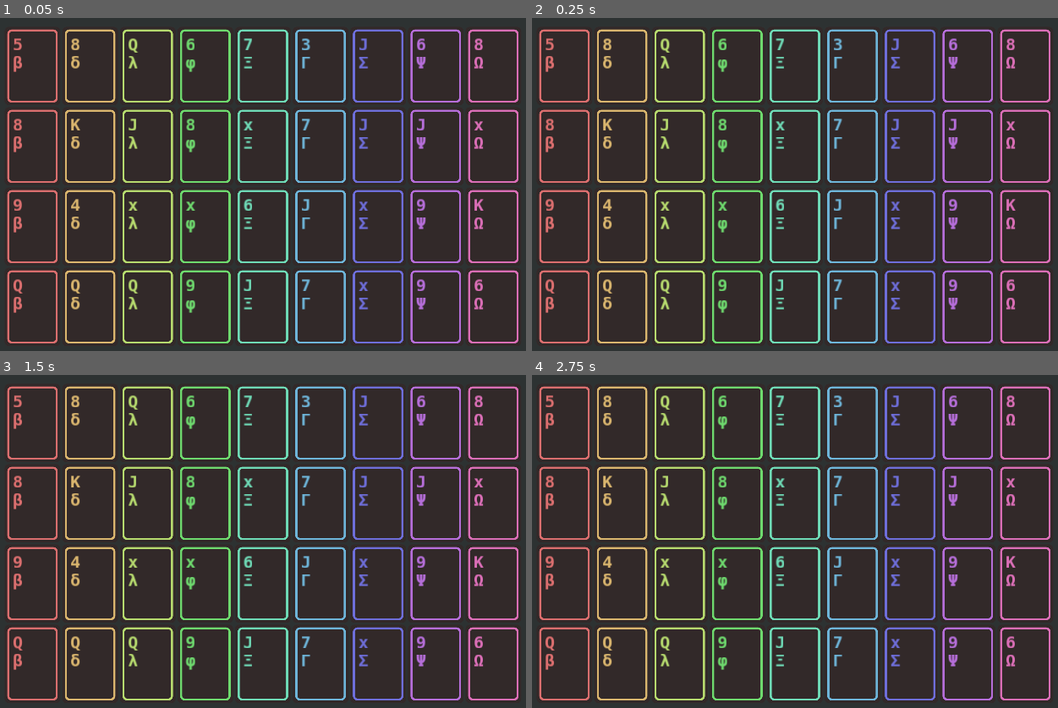
Above: before the commit, frames 1-4 (two rows, left to right).
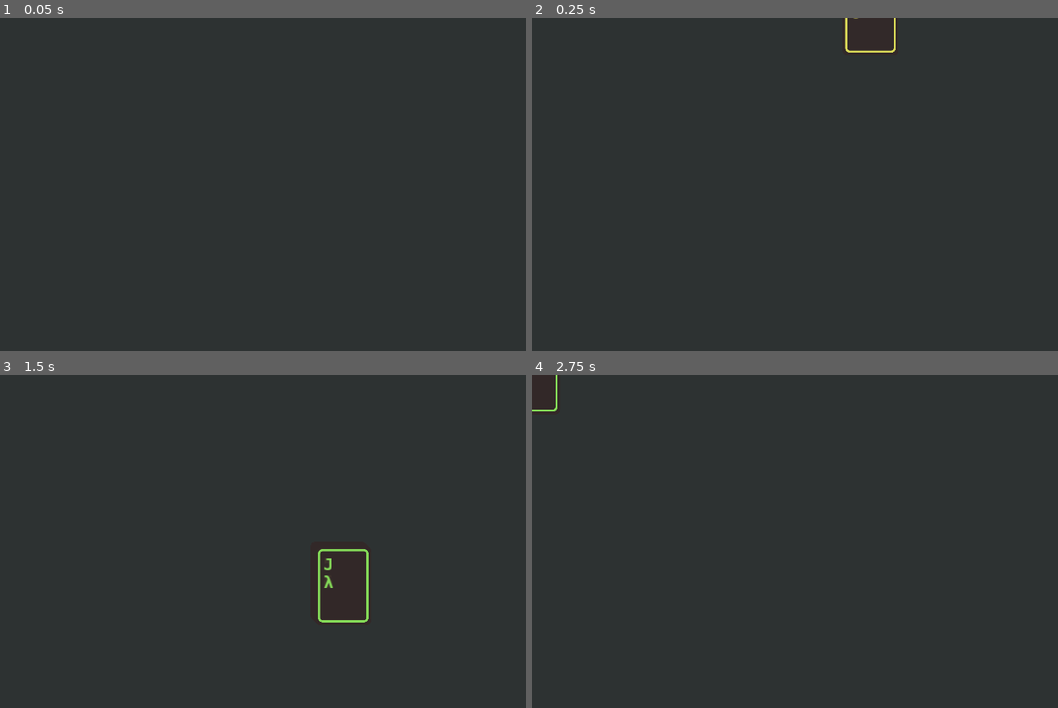
Above: after the commit, the same moments.

Repository: irisxerno/godot-cardinality-9
Game: Godot game, scene res://scene/Main.tscn
The game is run twice, just before and just after one commit, with the same random seed, the same clock (stepped at 60 frames per second) and the same inputs.
Inputs:
- Up to frame 1 (0.05 s): no input
- Up to frame 2 (0.25 s): no input
- Up to frame 3 (1.5 s): no input
- Up to frame 4 (2.75 s): tap Enter at 2 s

The runs differ from the first frame. In frame 1, 14% of the frame differs, in the area x 1-99%, y 3-98%; in frame 2, 14%; in frame 3, 14%; in frame 4, 14%.

Commit message:
StartGameController

Diff:
--- /dev/null
+++ b/Window.gd
@@ -0,0 +1,5 @@
+extends Node
+
+func _input(event):
+	if event.is_action_pressed("ui_fullscreen"):
+		OS.window_fullscreen = !OS.window_fullscreen
--- a/project.godot
+++ b/project.godot
@@ -13,6 +13,10 @@
 config/name="cardinality 9"
 run/main_scene="res://scene/Main.tscn"
 config/icon="res://icon.png"
+
+[autoload]
+
+Window="*res://Window.gd"
 
 [display]
 
@@ -56,11 +60,6 @@
 "events": [ Object(InputEventKey,"resource_local_to_scene":false,"resource_name":"","device":0,"alt":false,"shift":false,"control":false,"meta":false,"command":false,"pressed":false,"scancode":16777254,"physical_scancode":0,"unicode":0,"echo":false,"script":null)
  ]
 }
-ui_window={
-"deadzone": 0.5,
-"events": [ Object(InputEventKey,"resource_local_to_scene":false,"resource_name":"","device":0,"alt":false,"shift":false,"control":false,"meta":false,"command":false,"pressed":false,"scancode":16777247,"physical_scancode":0,"unicode":0,"echo":false,"script":null)
- ]
-}
 
 [physics]
 
--- a/scene/Card.tscn
+++ b/scene/Card.tscn
@@ -34,6 +34,23 @@
 use_mipmaps = true
 use_filter = true
 font_data = ExtResource( 1 )
+
+[sub_resource type="StyleBoxFlat" id=8]
+bg_color = Color( 0, 0, 0, 0.501961 )
+border_width_left = 4
+border_width_top = 4
+border_width_right = 4
+border_width_bottom = 4
+border_color = Color( 1, 1, 1, 1 )
+corner_radius_top_left = 8
+corner_radius_top_right = 8
+corner_radius_bottom_right = 8
+corner_radius_bottom_left = 8
+corner_detail = 20
+expand_margin_left = 1.0
+expand_margin_right = 1.0
+expand_margin_top = 1.0
+expand_margin_bottom = 1.0
 
 [sub_resource type="RectangleShape2D" id=7]
 extents = Vector2( 52, 74 )
@@ -83,6 +100,18 @@
 custom_fonts/font = SubResource( 3 )
 text = "Ν"
 
+[node name="Back" type="Panel" parent="."]
+visible = false
+modulate = Color( 0, 0, 0, 1 )
+margin_left = -52.0
+margin_top = -74.0
+margin_right = 53.0
+margin_bottom = 74.0
+mouse_filter = 2
+custom_styles/panel = SubResource( 8 )
+
 [node name="CollisionShape2D" type="CollisionShape2D" parent="."]
 visible = false
 shape = SubResource( 7 )
+
+[node name="Tween" type="Tween" parent="."]
--- a/scene/Main.tscn
+++ b/scene/Main.tscn
@@ -1,6 +1,7 @@
-[gd_scene load_steps=3 format=2]
+[gd_scene load_steps=4 format=2]
 
-[ext_resource path="res://script/RainbowGenerator.gd" type="Script" id=1]
+[ext_resource path="res://script/StartGameController.gd" type="Script" id=1]
+[ext_resource path="res://script/Table.gd" type="Script" id=2]
 
 [sub_resource type="Animation" id=2]
 resource_name = "fade_out"
@@ -26,16 +27,23 @@
 color = Color( 0.18, 0.2, 0.2, 1 )
 
 [node name="Table" type="Node2D" parent="."]
+script = ExtResource( 2 )
 __meta__ = {
 "_edit_lock_": true
 }
 
-[node name="RainbowGenerator" type="Node2D" parent="Table"]
-position = Vector2( 61, 91 )
+[node name="StartGameController" type="Position2D" parent="Table"]
+position = Vector2( 640, -90 )
 script = ExtResource( 1 )
-move = Vector2( 109, 0 )
-mover = Vector2( 0, 152 )
-countr = 4
+
+[node name="MoveTo" type="Position2D" parent="Table/StartGameController"]
+position = Vector2( 0, 480 )
+
+[node name="DealAnimTimer" type="Timer" parent="Table/StartGameController"]
+wait_time = 0.1
+
+[node name="DispAnimTimer" type="Timer" parent="Table/StartGameController"]
+one_shot = true
 
 [node name="Blackout" type="ColorRect" parent="."]
 visible = false
@@ -47,3 +55,8 @@
 [node name="AnimationPlayer" type="AnimationPlayer" parent="Blackout"]
 autoplay = "fade_out"
 anims/fade_out = SubResource( 2 )
+
+[connection signal="add_child" from="Table/StartGameController" to="Table" method="_on_add_child"]
+[connection signal="return_cards" from="Table/StartGameController" to="Table" method="_on_return_cards"]
+[connection signal="timeout" from="Table/StartGameController/DealAnimTimer" to="Table/StartGameController" method="_on_DealAnimTimer_timeout"]
+[connection signal="timeout" from="Table/StartGameController/DispAnimTimer" to="Table/StartGameController" method="_on_DispAnimTimer_timeout"]
--- a/script/Card.gd
+++ b/script/Card.gd
@@ -2,6 +2,7 @@
 
 export var value = 0
 export var suit = 0
+export var face_up = false
 
 const value_visual_10 = ["x","J","Q","K"]
 const suit_visual = ["Ν","β","δ","λ","φ","Ξ","Γ","Σ","Ψ","Ω","Μ"]
@@ -16,5 +17,23 @@
 		$Face/Value.text = str(value)
 	$Face/Suit.text = suit_visual[self.suit]
 
-	var h = 1.0/9.0*(suit-1)
-	$Face.modulate = Color.from_hsv(h, 0.5, 0.9)
+	var h = 1.0/9.0*(suit-1) + 0.5/9.0
+	$Face.modulate = Color.from_hsv(h, 0.6, 0.9)
+
+	if face_up:
+		$Back.visible = false
+		$Face.visible = true
+	else:
+		$Back.visible = true
+		$Face.visible = false
+
+func move_to(position):
+	if self.position == position:
+		return
+	var tween = get_node("Tween")
+	tween.interpolate_property(self, "position", self.position, position, 0.5, Tween.TRANS_QUAD, Tween.EASE_IN_OUT)
+	tween.start()
+
+func flip():
+	face_up = !face_up
+	update_face()
--- a/script/RainbowGenerator.gd
+++ /dev/null
@@ -1,25 +0,0 @@
-extends Node2D
-
-export var move = Vector2(105, 0)
-export var mover = Vector2(0,148)
-export var count = 9
-export var countr = 3
-
-func _enter_tree():
-	randomize()
-	var scene = load("res://scene/Card.tscn")
-	var cursori = self.position
-	for i in range(self.countr):
-		var cursorj = cursori
-		for j in range(self.count):
-			var inst = scene.instance()
-			inst.position = cursorj
-			inst.value = randi() % 12 + 2
-			inst.suit = j % 9 + 1
-			get_parent().call_deferred("add_child",inst)
-			cursorj += move
-		cursori += mover
-
-# Called every frame. 'delta' is the elapsed time since the previous frame.
-#func _process(delta):
-#	pass
--- /dev/null
+++ b/script/StartGameController.gd
@@ -0,0 +1,37 @@
+extends Position2D
+
+signal add_child
+signal return_cards
+
+var cards = []
+var anim_count = 0
+
+export var deal_count = 10
+export var step = Vector2(1,1)
+
+func _ready():
+	var scene = load("res://scene/Card.tscn")
+	randomize()
+	for i in range(deal_count):
+		var inst = scene.instance()
+		inst.position = position
+		inst.value = randi() % 12 + 2
+		inst.suit = randi() % 4 + 1
+		inst.face_up = true
+		cards.append(inst)
+		emit_signal("add_child", inst)
+	$DealAnimTimer.start()
+
+#func _process(delta):
+#	pass
+
+func _on_DealAnimTimer_timeout():
+	cards[anim_count].move_to(position+$MoveTo.position+step*anim_count)
+	anim_count += 1
+	if anim_count >= len(cards):
+		$DealAnimTimer.stop()
+		$DispAnimTimer.start()
+
+func _on_DispAnimTimer_timeout():
+	emit_signal("return_cards", "DealController", cards)
+	queue_free()
--- /dev/null
+++ b/script/Table.gd
@@ -0,0 +1,19 @@
+extends Node2D
+
+func _ready():
+	pass # Replace with function body.
+
+#func _process(delta):
+#	pass
+
+func _on_add_child(inst):
+	call_deferred("add_child", inst)
+
+func _on_return_cards(dest_str, cards):
+	var dest = get_node_or_null(dest_str)
+	if dest and dest.has_method("add_cards"):
+		dest.call_deferred("add_cards", cards)
+	else:
+		for inst in cards:
+			inst.move_to(Vector2(0,0))
+		print("Destination %s not found, leaving %d cards as orphans" % [dest_str, len(cards)])
Not shown: 1 places in scene/Card.tscn that only renumber resources
